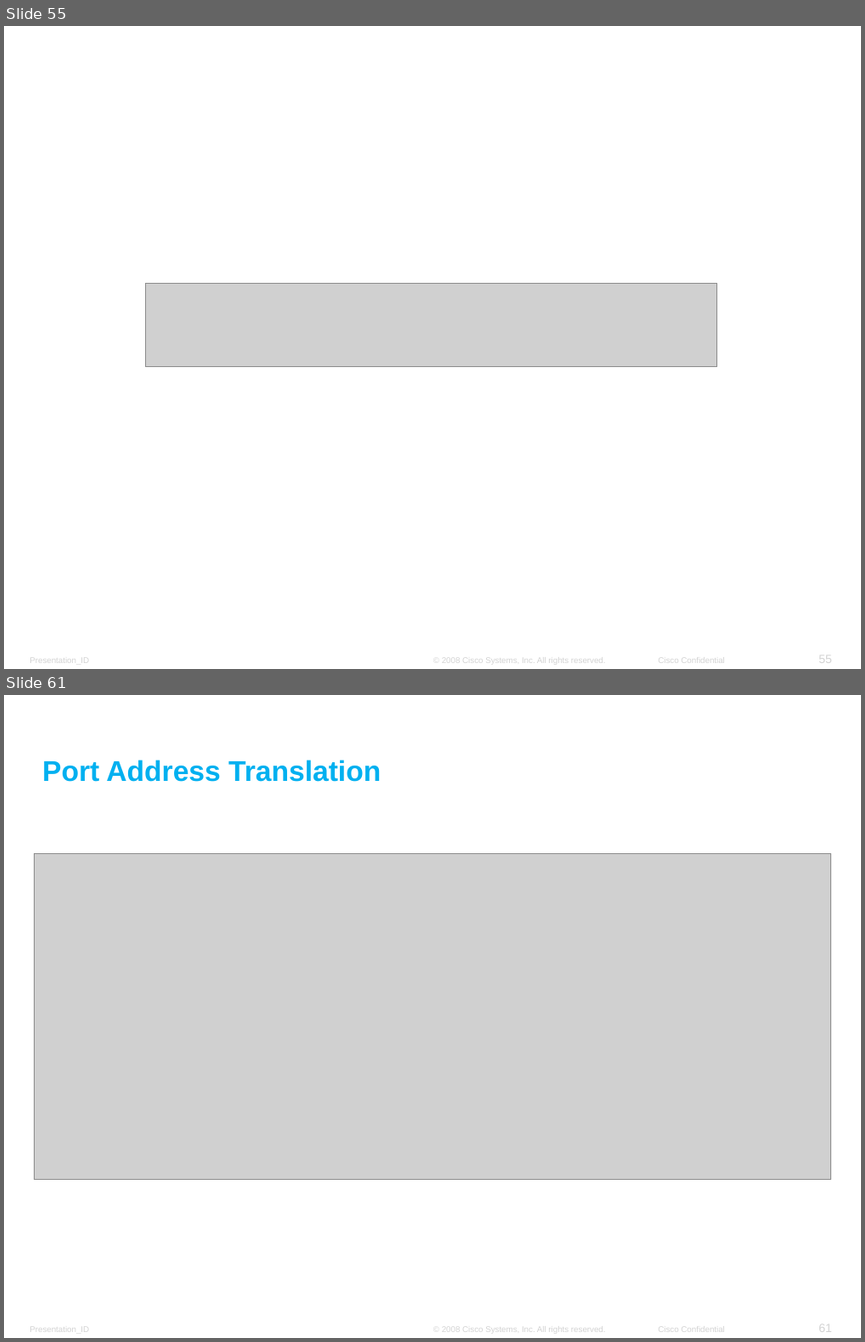
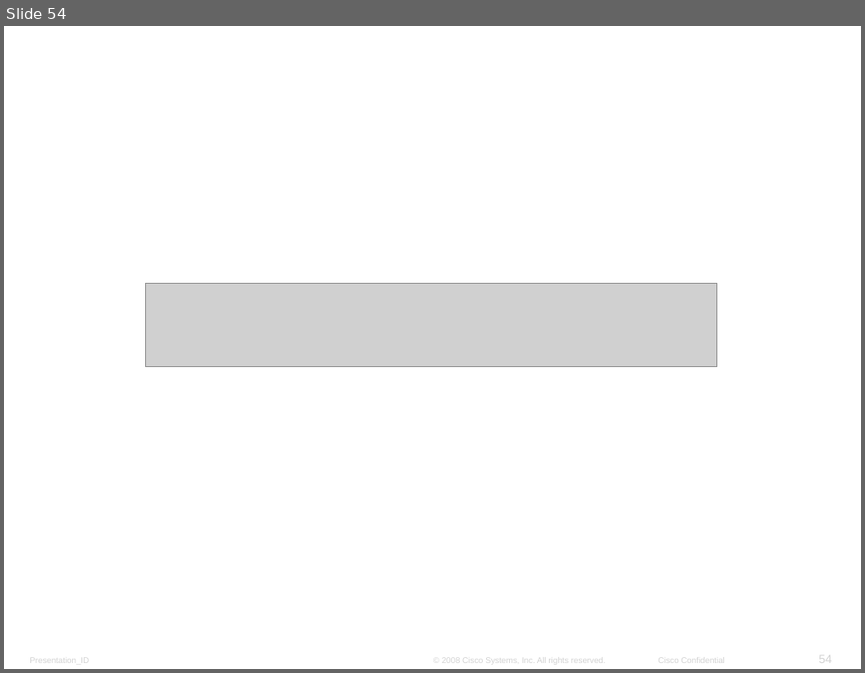
Before and after one commit to amelcharolinesgn2/ANJAR, a slide deck: ENSA_Module_8_VPN_and_IPsec_GRE tunnel.pptx. Shown one above the other, each under a label of ours: slides 55 and 61 before the commit, slide 54 after it; the slides between them are not shown. The pictures are 865x1342 and 865x673 pixels, drawn with LibreOffice and Linux fonts; fonts in the diff are those of the drawing; grey boxes stand for pictures; background and template pictures are left out. Boxes give left, top, right and bottom in pixels: in the first picture for what was removed or moved away, otherwise in the second. Text is boxed around its words. In the diff, an @@ line names an element or a change of style, - is before the commit and + after.

```diff
--- a/ENSA_Module_8_VPN_and_IPsec_GRE tunnel.pptx
+++ b/ENSA_Module_8_VPN_and_IPsec_GRE tunnel.pptx
@@ slide 61 removed at [4, 695, 861, 1338], background #FFFFFF; not listed: 4 template elements that a slide beside it also shows @@
@@ text removed at [42, 760, 381, 782] @@
-Port Address Translation
@@ picture removed at [34, 853, 830, 1179] @@
@@ what was slide 55 is now slide 54 @@
@@ page number at [818, 655, 832, 663]: text changed @@
-55
+54
```
Also in this commit, not shown: 10 other slides removed, 16 other files.
